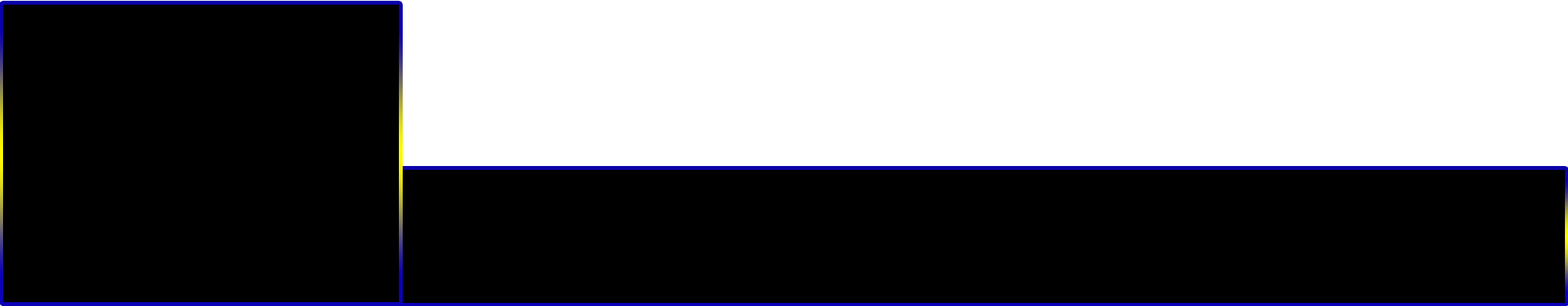
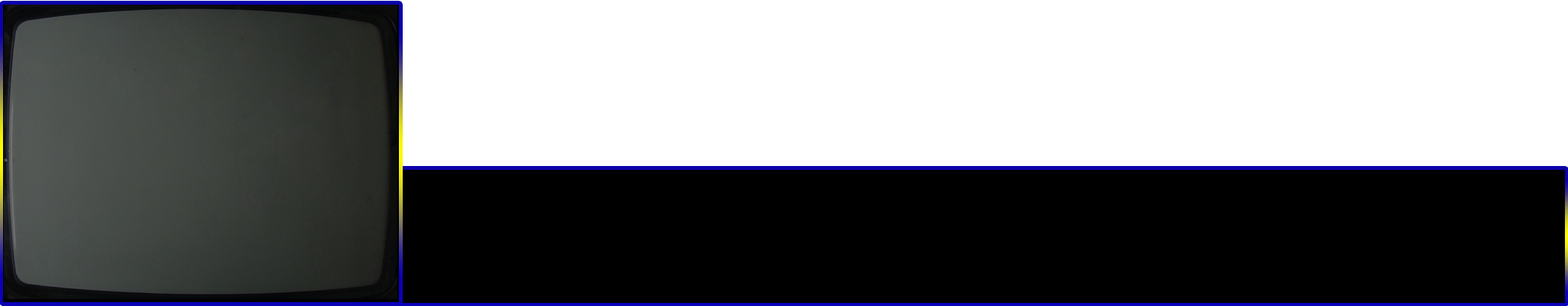
Revision of a layered 1568 x 306 image; what changed, layer by layer:
added layer "Layer 2" (44%) above "Shape 1" over [left=3, top=4, right=398, bottom=300]
